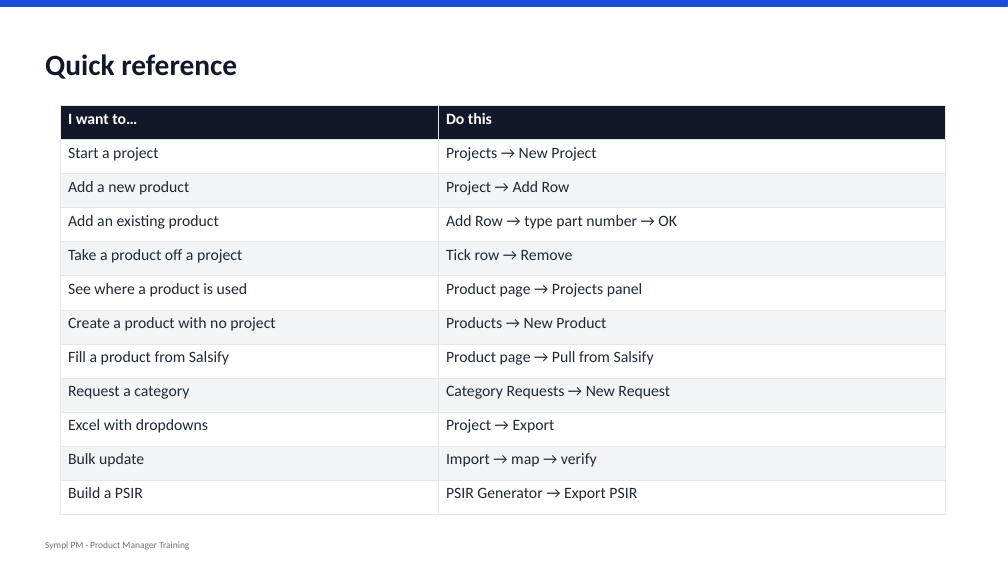
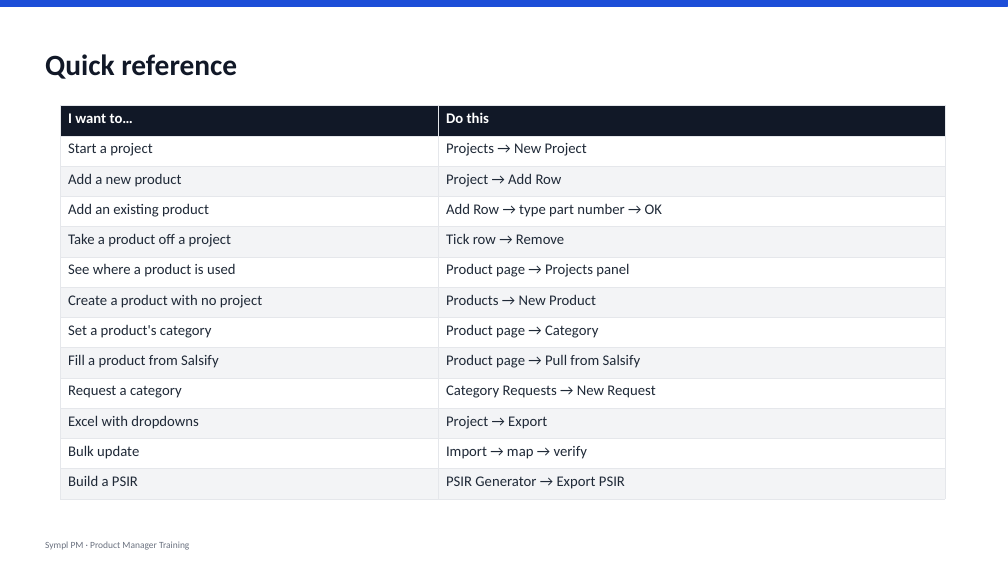
Before and after one commit to jonbrulotte-arch/Sympl-Product-Development-Platform, a slide deck: slide 26 of docs/SymplPM-PM-Training.pptx (slide 25 before the commit). Drawn at 1008x567 pixels with LibreOffice and Linux fonts; fonts in the diff are those of the drawing. Boxes give left, top, right and bottom in pixels: in the first picture for what was removed or moved away, otherwise in the second. Text is boxed around its words. In the diff, an @@ line names an element or a change of style, - is before the commit and + after.

```diff
--- a/docs/SymplPM-PM-Training.pptx
+++ b/docs/SymplPM-PM-Training.pptx
@@ table at [60,106,945,493] @@
+row 8: Set a product's category | Product page → Category
```
Also in this commit, not shown: 1 slide added, 1 other file.
